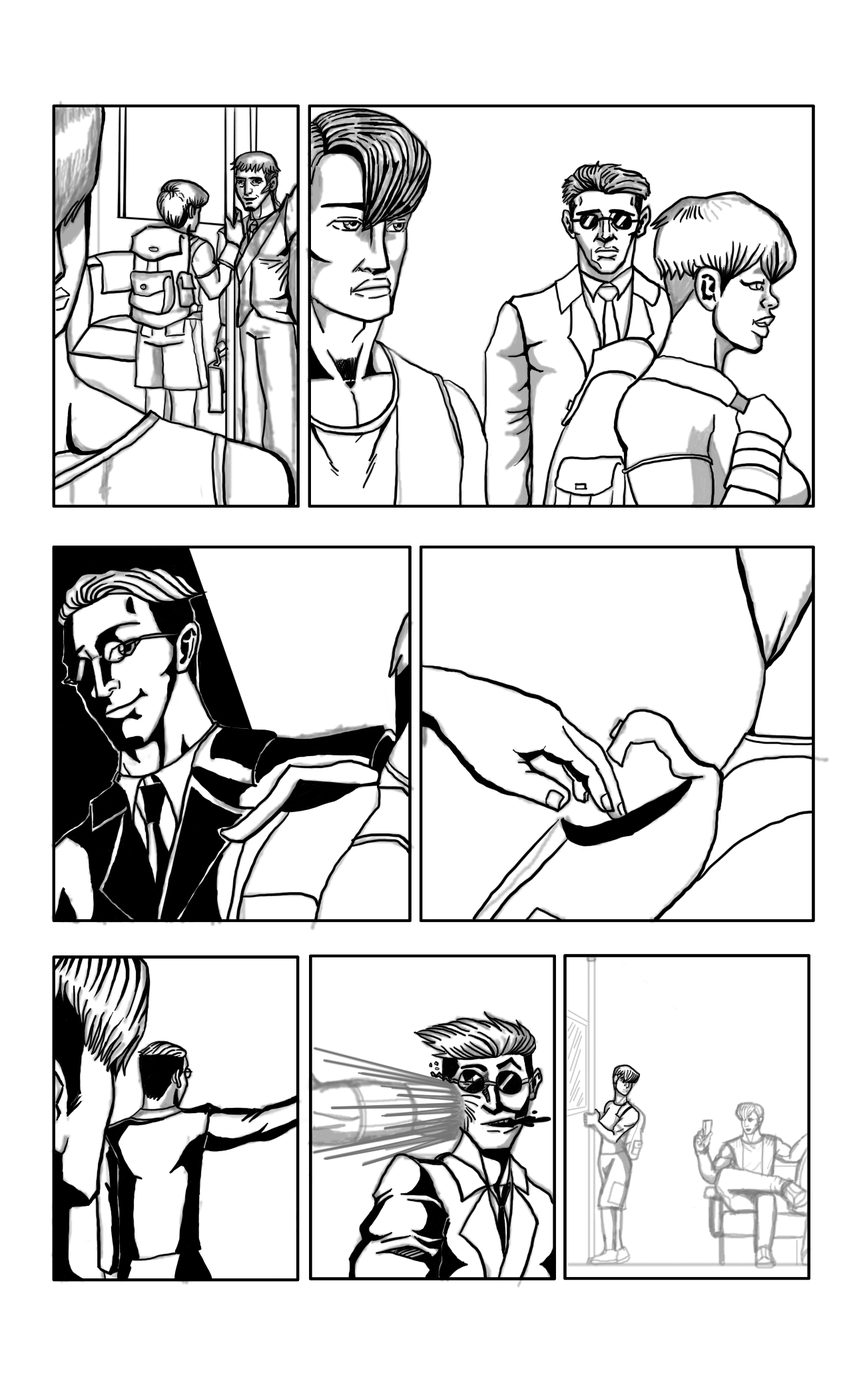
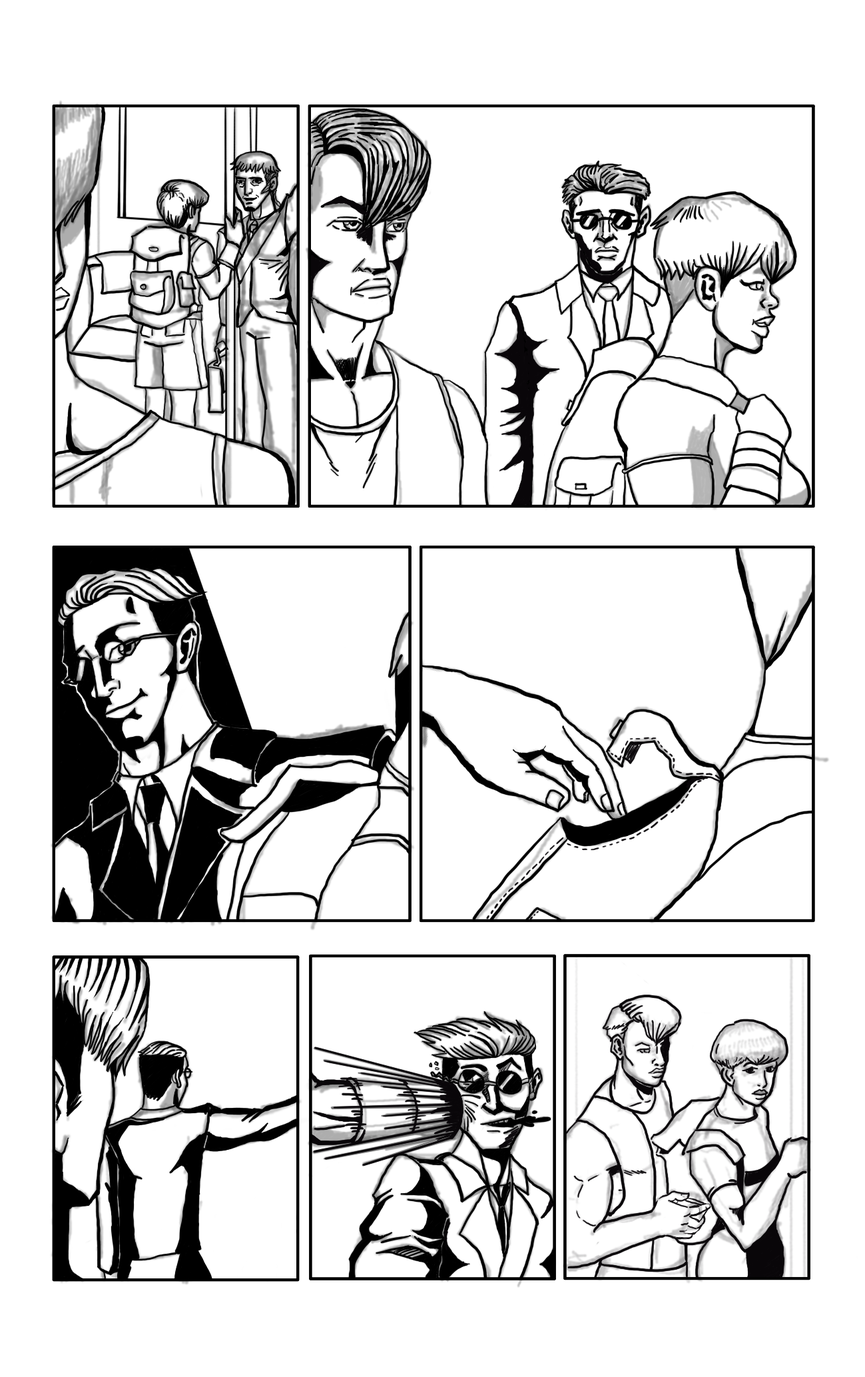
Layers edited between the first and the second 865 × 1377 image:
painted on "Ink" over box(311, 195, 813, 1284)
painted on "Sketch" over box(311, 195, 813, 1284)
